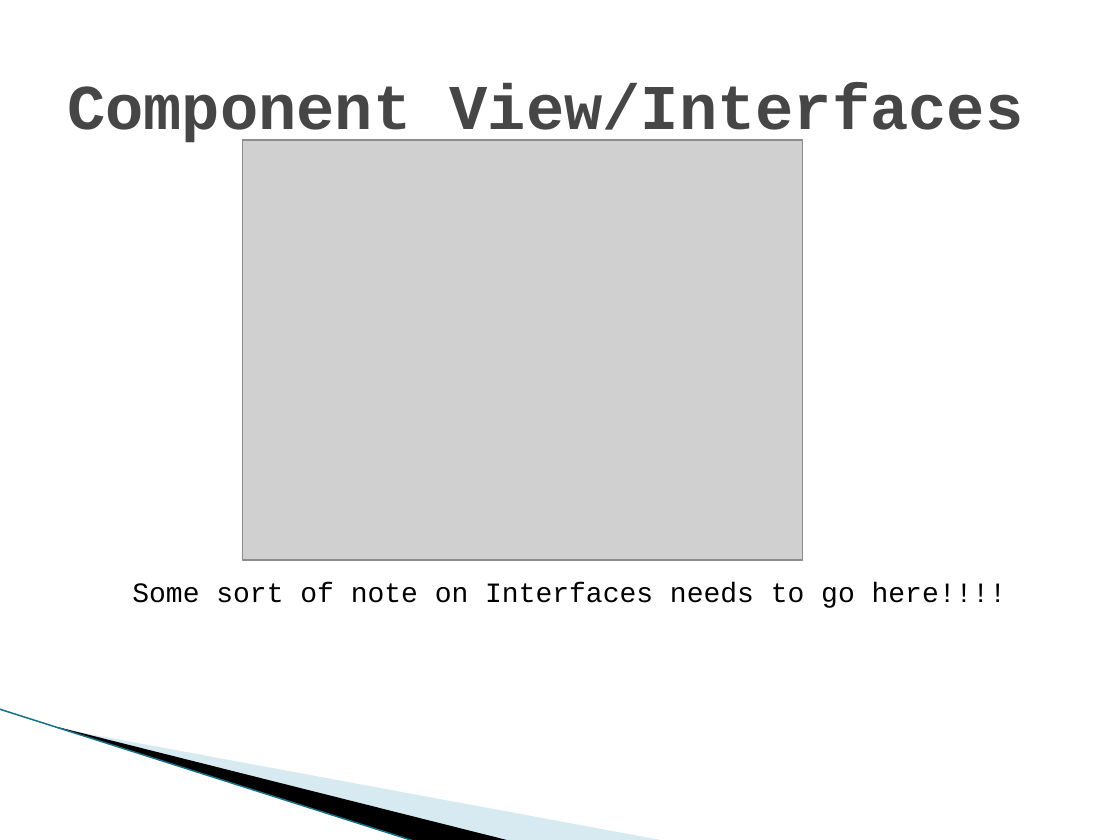
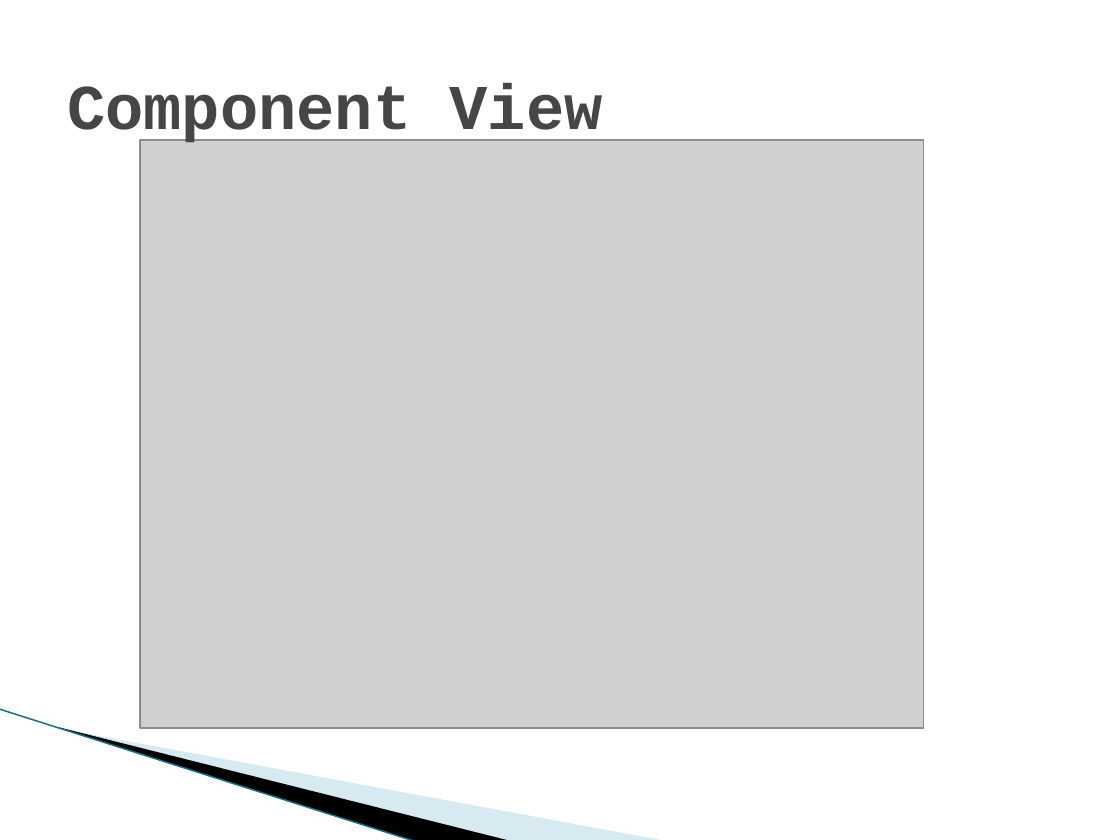
Before and after one commit to satpreetsingh/183project, a slide deck: slide 5 of Documentation/NoteShare System Architecture.pptx. Drawn at 1120x840 pixels with LibreOffice and Linux fonts; fonts in the diff are those of the drawing; grey boxes stand for pictures; background and template pictures are left out. Boxes give left, top, right and bottom in pixels: in the first picture for what was removed or moved away, otherwise in the second. Text is boxed around its words. In the diff, an @@ line names an element or a change of style, - is before the commit and + after.

Commit message:
Updated Presentation

```diff
--- a/Documentation/NoteShare System Architecture.pptx
+++ b/Documentation/NoteShare System Architecture.pptx
@@ title at box(67, 83, 603, 146): text changed @@
-Component View/Interfaces
+Component View
@@ picture: place and size @@
-picture at box(243, 140, 803, 560)
+picture at box(140, 140, 924, 728)
@@ text removed at box(132, 583, 1006, 608) @@
-Some sort of note on Interfaces needs to go here!!!!
```
Also in this commit, not shown: 1 slide added.
